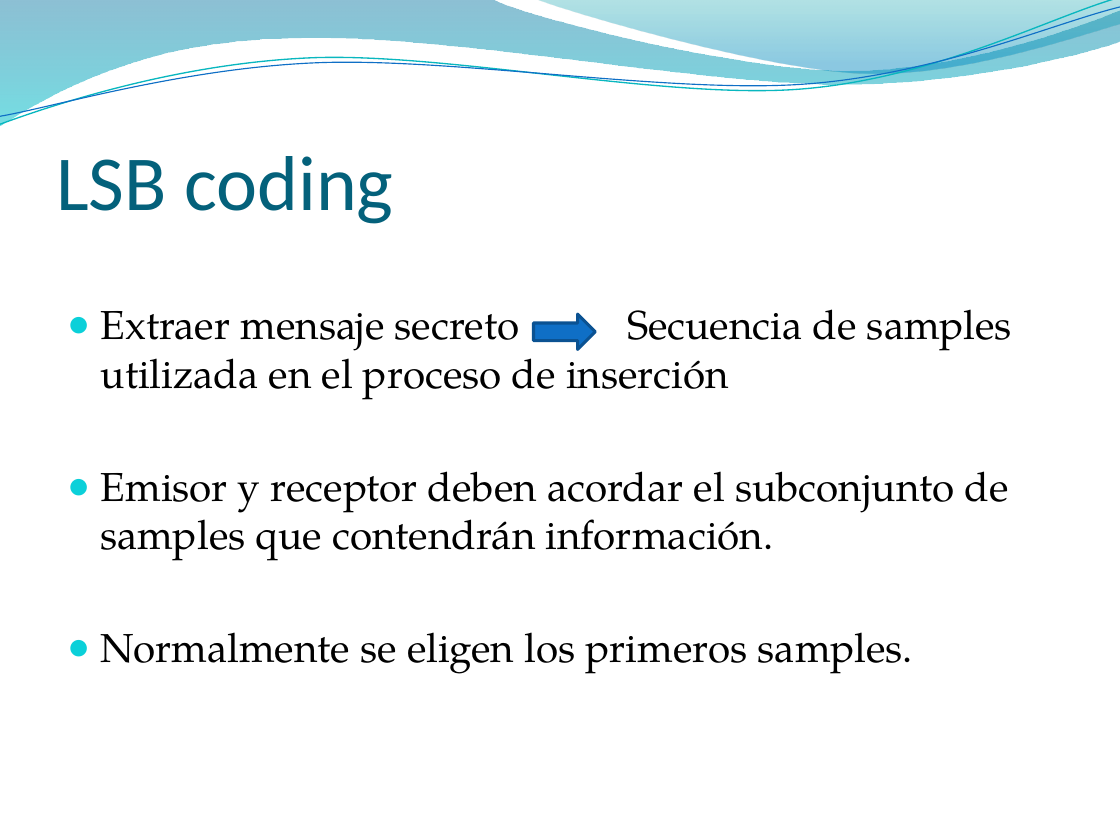
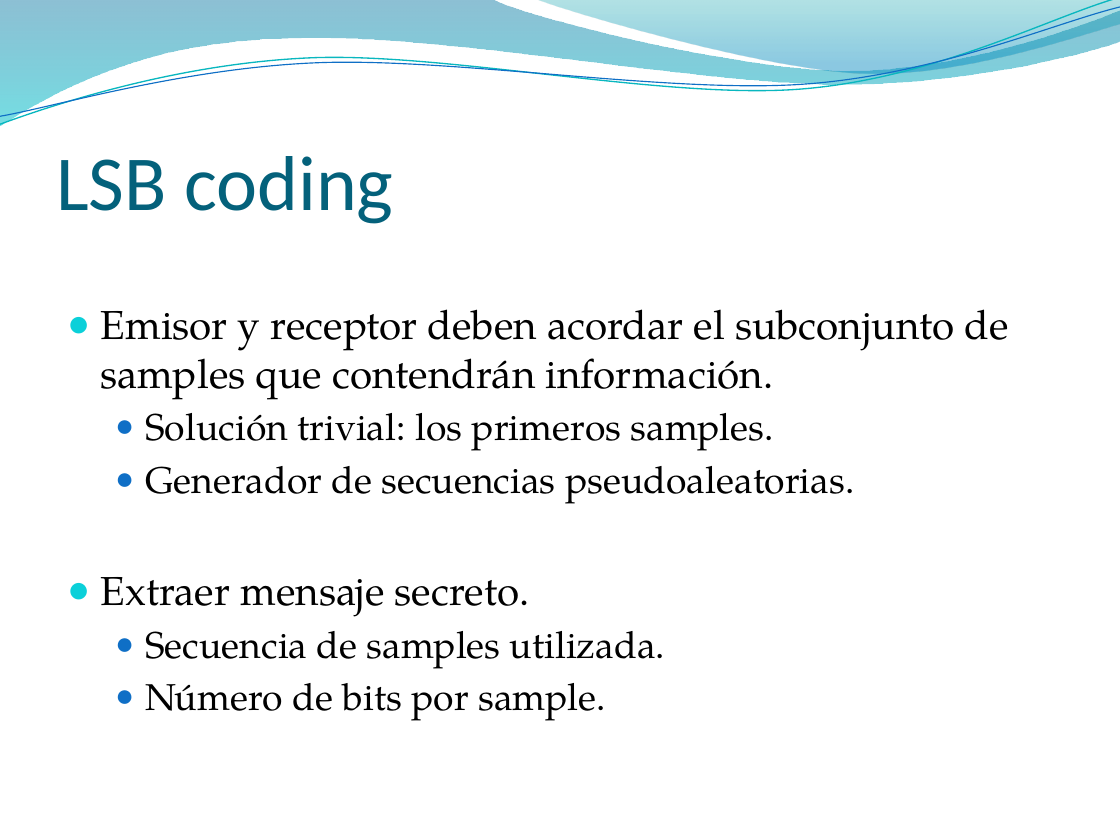
Before and after one commit to pasruiben/esteganografia-criptografia, a slide deck: slide 26 of doc/Ocultar datos en archivos de sonido.pptx (slide 28 before the commit). Drawn at 1120x840 pixels with LibreOffice and Linux fonts; fonts in the diff are those of the drawing; background and template pictures are left out. Boxes give left, top, right and bottom in pixels: in the first picture for what was removed or moved away, otherwise in the second. Text is boxed around its words. In the diff, an @@ line names an element or a change of style, - is before the commit and + after.

```diff
--- a/doc/Ocultar datos en archivos de sonido.pptx
+++ b/doc/Ocultar datos en archivos de sonido.pptx
@@ text at (x1=101, y1=309, x2=1012, y2=400): paragraph removed @@
-● Extraer mensaje secreto Secuencia de samples utilizada en el proceso de inserción
@@ right arrow removed at (x1=533, y1=315, x2=595, y2=349) @@
@@ text at (x1=101, y1=413, x2=854, y2=721): text changed; size 26 to 24 pt @@
-● Normalmente se eligen los primeros samples.
+  ● Solución trivial: los primeros samples.
+  ● Generador de secuencias pseudoaleatorias.
+● Extraer mensaje secreto.
+  ● Secuencia de samples utilizada.
+  ● Número de bits por sample.
```
Also in this commit, not shown: 32 other slides changed, 4 slides added, 4 slides removed.
